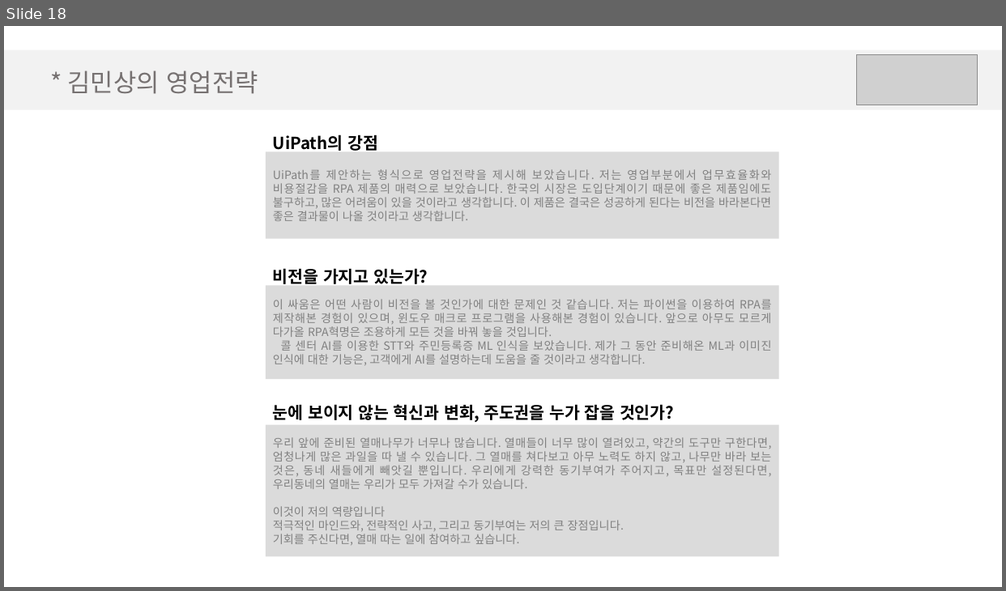
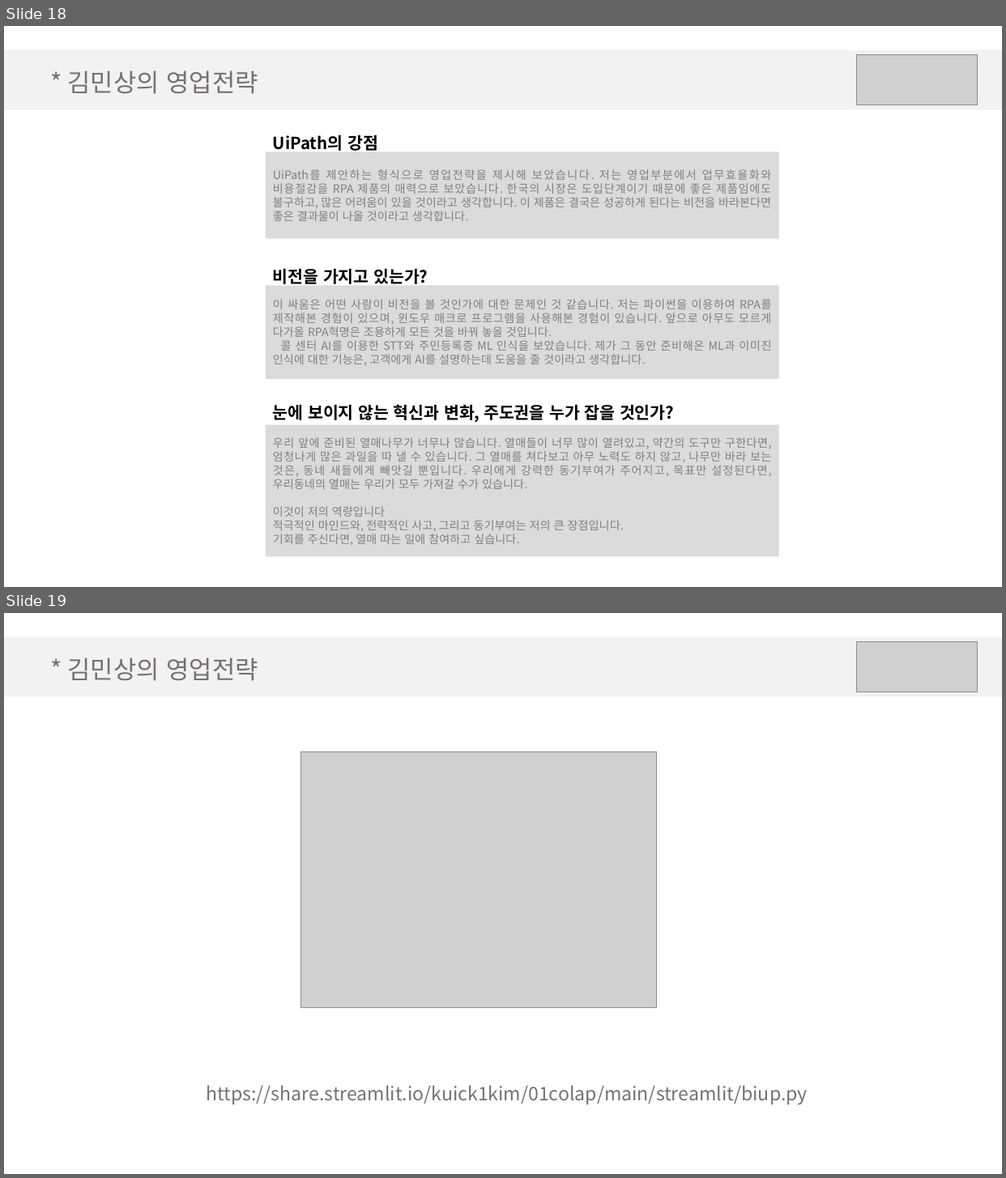
Before and after one commit to kuick1kim/portfolio, a slide deck: data/AI_업무_플랫폼_ UiPath_영업전략_김민상.pptx. Shown one above the other, each under a label of ours: slide 18 before the commit, slides 18 and 19 after it. The pictures are 1006x591 and 1006x1178 pixels, drawn with LibreOffice and Linux fonts; fonts in the diff are those of the drawing; grey boxes stand for pictures. Boxes give left, top, right and bottom in pixels: in the first picture for what was removed or moved away, otherwise in the second. Text is boxed around its words. In the diff, an @@ line names an element or a change of style, - is before the commit and + after.

```diff
--- a/data/AI_업무_플랫폼_ UiPath_영업전략_김민상.pptx
+++ b/data/AI_업무_플랫폼_ UiPath_영업전략_김민상.pptx
@@ slide 19 added at [4,613,1002,1174], background #FFFFFF @@
@@ rectangle added at [4,637,1002,697], fill #F2F2F2 @@
@@ text added at [68,658,258,681], 24 pt, text #767171 @@
+* 김민상의 영업전략
@@ picture added at [857,642,978,692] @@
@@ picture added at [300,752,657,1008] @@
@@ text added at [206,1085,807,1105], 18 pt, text #767171 @@
+https://share.streamlit.io/kuick1kim/01colap/main/streamlit/biup.py
```
